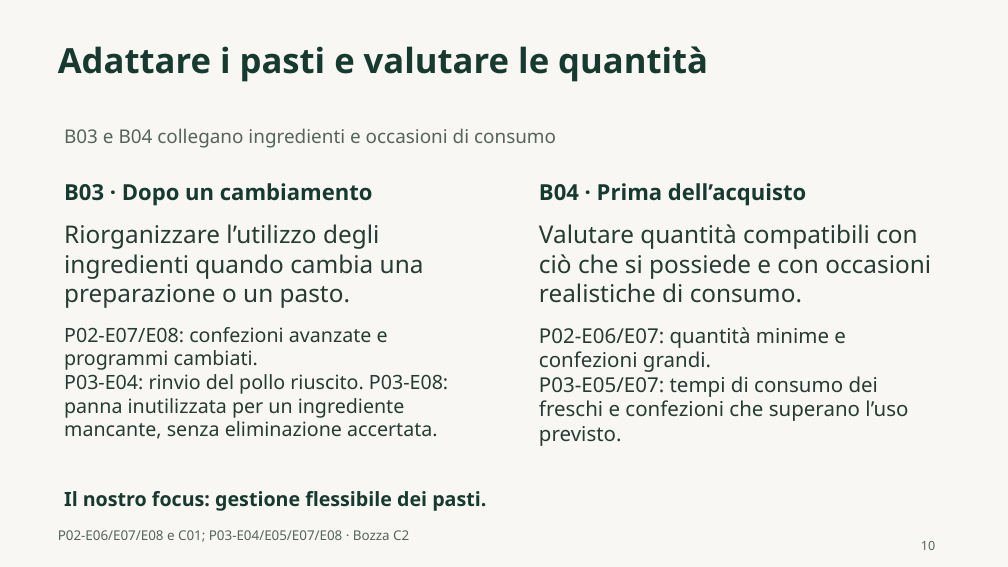
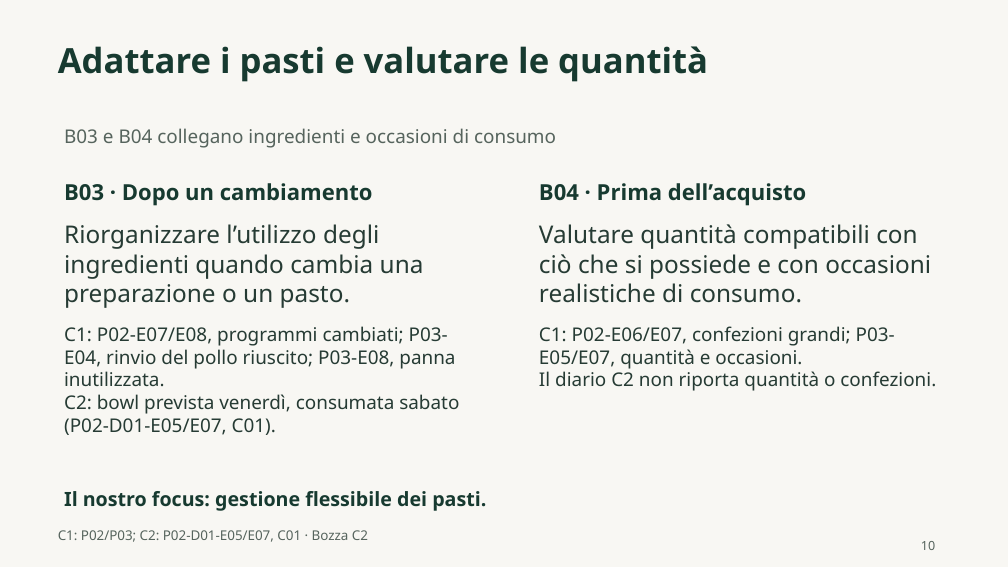
Before and after one commit to andremauroo/CIBY, a slide deck: slide 10 of C2/presentazione/bozza/CIBY-C2-bozza.pptx. Drawn at 1008x567 pixels with LibreOffice and Linux fonts; fonts in the diff are those of the drawing. Boxes give left, top, right and bottom in pixels: in the first picture for what was removed or moved away, otherwise in the second. Text is boxed around its words. In the diff, an @@ line names an element or a change of style, - is before the commit and + after.

Commit message:
C2: documenta diario P02 e integra l’analisi con C1

```diff
--- a/C2/presentazione/bozza/CIBY-C2-bozza.pptx
+++ b/C2/presentazione/bozza/CIBY-C2-bozza.pptx
@@ text at (64, 326, 459, 435): text changed; size 18.8 to 18 pt @@
-P02-E07/E08: confezioni avanzate e programmi cambiati.
-P03-E04: rinvio del pollo riuscito. P03-E08: panna inutilizzata per un ingrediente mancante, senza eliminazione accertata.
+C1: P02-E07/E08, programmi cambiati; P03-E04, rinvio del pollo riuscito; P03-E08, panna inutilizzata.
+C2: bowl prevista venerdì, consumata sabato (P02-D01-E05/E07, C01).
@@ text at (539, 326, 936, 391): text changed; size 19.5 to 18 pt @@
-P02-E06/E07: quantità minime e confezioni grandi.
-P03-E05/E07: tempi di consumo dei freschi e confezioni che superano l’uso previsto.
+C1: P02-E06/E07, confezioni grandi; P03-E05/E07, quantità e occasioni.
+Il diario C2 non riporta quantità o confezioni.
@@ text at (58, 530, 368, 542): text changed @@
-P02-E06/E07/E08 e C01; P03-E04/E05/E07/E08 · Bozza C2
+C1: P02/P03; C2: P02-D01-E05/E07, C01 · Bozza C2
```
Also in this commit, not shown: 8 other slides changed, 1 slide added, 1 slide removed, 24 other files.
